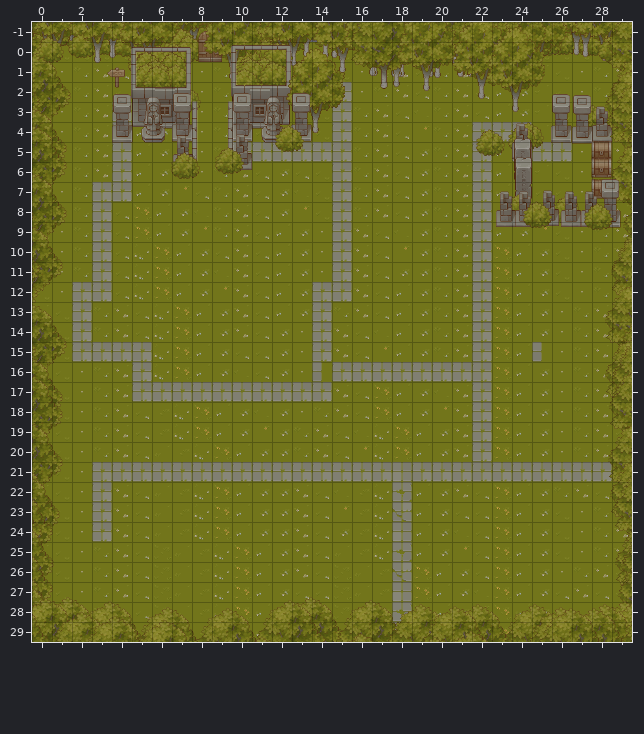
An edit to a level. Tiled map, resources/world/dungeon.tmx. The picture above was drawn from the file before the commit.
Cells are 32x32 px. Shown: x 0..29, y -1..29.
After:
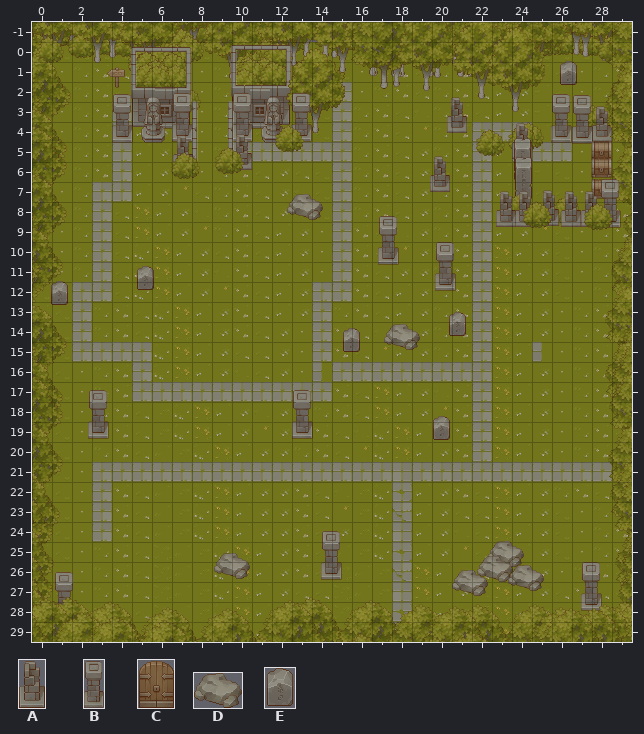
Key: from "objects": A 1 "column", B 2 "columns_two", C 3 "door", D 5 "rock", E 30 "broken runes".
Objects are placed by their top-left corner, in cells (3,4 is the top-left corner of cell 3,4); size is 1x1 cell unless given.
The edit:
{"where": "layer \"objects\""}
{"now": "E \"broken runes\" at 26.4,0.9 size 0.9x1.2"}
{"now": "A \"column\" at 20.8,2.7 size 1x1.8"}
{"now": "A \"column\" at 19.9,5.7 size 1x1.8"}
{"now": "D \"rock\" at 12.8,7.6 size 1.8x1.3"}
{"now": "B \"columns_two\" at 17.3,8.6 size 1x2.5"}
{"now": "E \"broken runes\" at 5.2,11.2 size 0.9x1.2"}
{"now": "B \"columns_two\" at 20.2,10 size 1x2.5"}
{"now": "E \"broken runes\" at 0.9,11.9 size 0.9x1.2"}
{"now": "E \"broken runes\" at 20.8,13.5 size 0.9x1.2"}
{"now": "D \"rock\" at 17.6,14.1 size 1.8x1.3"}
{"now": "E \"broken runes\" at 15.5,14.3 size 0.9x1.2"}
{"now": "B \"columns_two\" at 13,17.3 size 1x2.5"}
{"now": "B \"columns_two\" at 2.8,17.3 size 1x2.5"}
{"now": "E \"broken runes\" at 20,18.7 size 0.9x1.2"}
{"now": "D \"rock\" at 22.8,25 size 1.8x1.3"}
{"now": "D \"rock\" at 9.1,25.6 size 1.8x1.3"}
{"now": "B \"columns_two\" at 14.5,24.4 size 1x2.5"}
{"now": "D \"rock\" at 22.3,25.7 size 1.8x1.3"}
{"now": "D \"rock\" at 23.8,26.1 size 1.8x1.3"}
{"now": "D \"rock\" at 21,26.4 size 1.8x1.3"}
{"now": "B \"columns_two\" at 27.5,25.9 size 1x2.5"}
{"now": "B \"columns_two\" at 1.1,26.5 size 1x2.5"}
{"was": "C \"door\" at 8.3,-0.6 size 1.2x1.6"}
